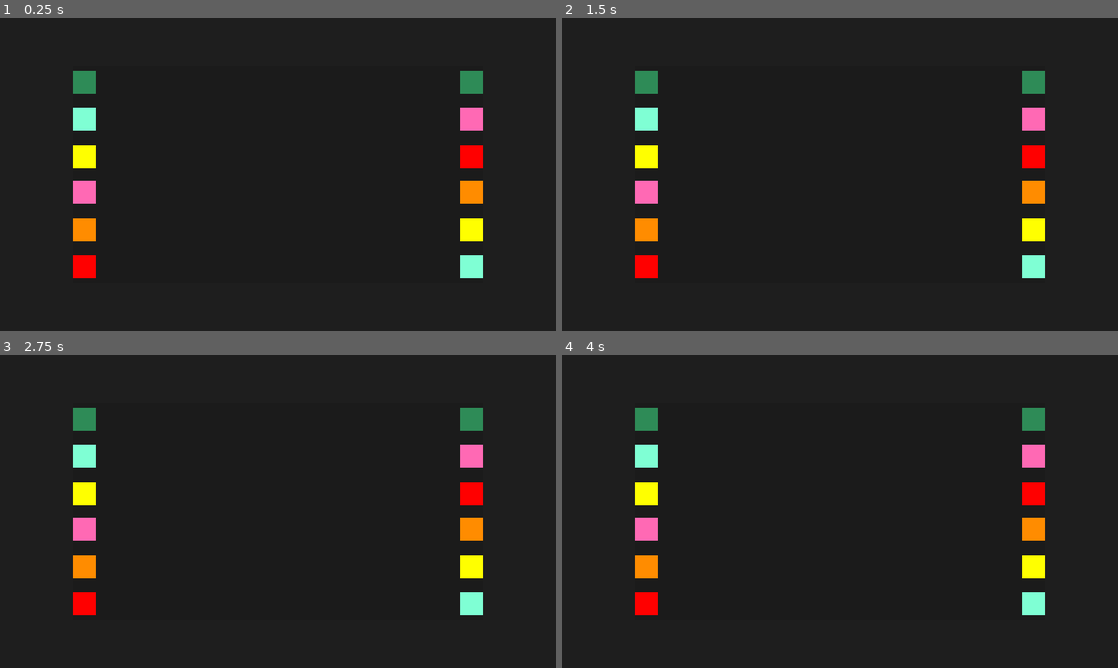
Above: before the commit, frames 1-4 (two rows, left to right).
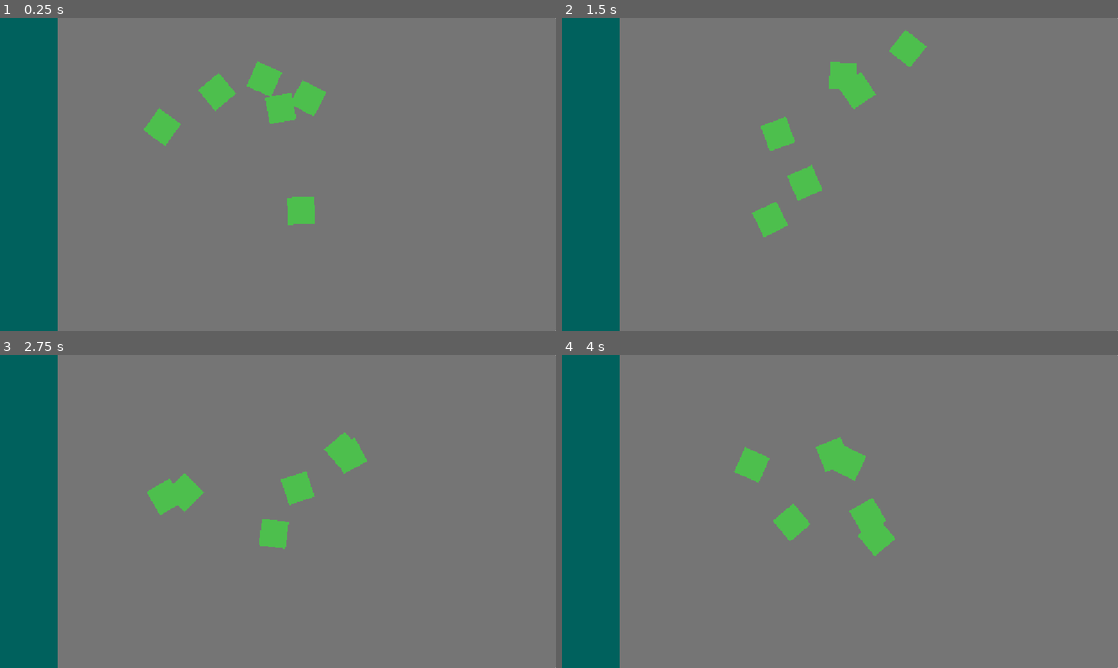
Above: after the commit, the same moments.

Repository: boredguywithacomputer/untitled-hackclub-game
Game: Godot game, scene res://filter_minigame.tscn
Two runs of this game, one before a commit and one after it. Both use one fixed random seed, a clock stepped at 60 frames per second and the inputs below. Before the commit the project starts from res://minigame_overlay.tscn.
Inputs (mouse positions are in pixels of both pictures, inside the frame that each line leads up to):
- Up to frame 1 (0.25 s): no input
- Up to frame 2 (1.5 s): tap Enter at 0.5 s; move the mouse to (962, 158) at 0.52 s; hold Right 0.53-1.25 s; tap Alt at 0.6 s; click (962, 158) at 0.67 s; drag from (728, 190) to (812, 237) at 1.27 s
- Up to frame 3 (2.75 s): move the mouse to (333, 442) at 2.02 s; hold Right from 2.03 s (still down); tap Alt at 2.1 s; click (333, 442) at 2.17 s
- Up to frame 4 (4 s): release Right at 2.75 s; drag from (812, 574) to (673, 464) at 2.77 s; move the mouse to (1006, 558) at 3.52 s; hold Left from 3.53 s (still down); tap Alt at 3.6 s; click (1006, 558) at 3.67 s

The runs differ from the first frame. In frame 1, 100% of the frame differs, in the area x 0-100%, y 0-100%; in frame 2, 100%; in frame 3, 100%; in frame 4, 100%.

Commit message:
filter minigame finished

Diff:
--- a/filter_minigame.gd
+++ b/filter_minigame.gd
@@ -66,7 +66,7 @@
 	for leaf in active_leaves:
 		if leaf == dragging:
 			var pos := leaves.get_local_mouse_position()
-			leaf.position = p.clamp(Vector2.ZERO, board.size - LEAF_SIZE)
+			leaf.position = pos.clamp(Vector2.ZERO, board.size - LEAF_SIZE)
 		else:
 			_drift(leaf, delta)
 
@@ -86,3 +86,54 @@
 	or (leaf.position.y > max_p.y and vel.y > 0.0):
 		vel.y = -vel.y
 	leaf.set_meta("vel", vel)
+
+func _input(event: InputEvent) -> void:
+	if event.is_action_pressed("ui_cancel"):
+		close()
+		return
+
+	if dragging != null \
+	and event is InputEventMouseButton \
+	and event.button_index == MOUSE_BUTTON_LEFT \
+	and not event.pressed:
+		_release_leaf()
+
+func _release_leaf() -> void:
+	var leaf := dragging
+	dragging = null
+	if _leaf_center(leaf).distance_to(_port_center()) <= SUCTION_RADIUS:
+		_suck_in(leaf)
+	# otherwise do nothing and let the _process() function pick it back up
+
+func _leaf_center(leaf: Control) -> Vector2:
+	return leaf.position + LEAF_SIZE / 2.0
+
+func _port_center() -> Vector2:
+	return port.position + port.size / 2.0
+
+func _suck_in(leaf: Control) -> void:
+	active_leaves.erase(leaf)
+	leaf.mouse_filter = Control.MOUSE_FILTER_IGNORE
+
+	var tw := create_tween().set_parallel(true)
+	tw.tween_property(leaf, "position", _port_center() - LEAF_SIZE / 2.0, 0.25) \
+	.set_trans(Tween.TRANS_QUAD).set_ease(Tween.EASE_IN)
+	tw.tween_property(leaf, "scale", Vector2.ZERO, 0.25)
+	tw.tween_property(leaf, "rotation", leaf.rotation + TAU, 0.25)
+	tw.finished.connect(_on_leaf_absorbed.bind(leaf))
+
+func _on_leaf_absorbed(leaf: Control) -> void:
+	leaf.queue_free()
+	remaining -= 1
+	if remaining == 0:
+		_on_completed()
+
+func _on_completed() -> void:
+	completed.emit()
+	await get_tree().create_timer(0.6).timeout
+	print("successful completion")
+	close()
+
+func close() -> void:
+	get_tree().paused = false
+	queue_free()
--- a/filter_minigame.tscn
+++ b/filter_minigame.tscn
@@ -7,33 +7,32 @@
 
 [node name="Root" type="Control" parent="." unique_id=339591384]
 layout_mode = 3
-anchors_preset = 0
-offset_right = 40.0
-offset_bottom = 40.0
+anchors_preset = 15
+anchor_right = 1.0
+anchor_bottom = 1.0
+grow_horizontal = 2
+grow_vertical = 2
 
 [node name="Dim" type="ColorRect" parent="Root" unique_id=2038993715]
-layout_mode = 0
-offset_right = 40.0
-offset_bottom = 40.0
+layout_mode = 1
+anchors_preset = 15
+anchor_right = 1.0
+anchor_bottom = 1.0
+grow_horizontal = 2
+grow_vertical = 2
 
 [node name="Panel" type="PanelContainer" parent="Root" unique_id=273891334]
-layout_mode = 0
-offset_right = 40.0
-offset_bottom = 40.0
+layout_mode = 1
+anchors_preset = 15
+anchor_right = 1.0
+anchor_bottom = 1.0
+grow_horizontal = 2
+grow_vertical = 2
 
 [node name="Board" type="Control" parent="Root/Panel" unique_id=661381072]
 custom_minimum_size = Vector2(800, 450)
 clip_contents = true
 layout_mode = 2
-
-[node name="Port" type="TextureRect" parent="Root/Panel/Board" unique_id=1509291177]
-custom_minimum_size = Vector2(120, 240)
-layout_mode = 0
-offset_right = 40.0
-offset_bottom = 40.0
-mouse_filter = 2
-expand_mode = 1
-stretch_mode = 5
 
 [node name="Leaves" type="Control" parent="Root/Panel/Board" unique_id=483653298]
 layout_mode = 1
@@ -42,3 +41,12 @@
 anchor_bottom = 1.0
 grow_horizontal = 2
 grow_vertical = 2
+
+[node name="Port" type="ColorRect" parent="Root/Panel/Board" unique_id=72051809]
+custom_minimum_size = Vector2(120, 240)
+layout_mode = 1
+anchors_preset = 9
+anchor_bottom = 1.0
+grow_vertical = 2
+mouse_filter = 2
+color = Color(0, 0.3821775, 0.36396405, 1)
--- a/project.godot
+++ b/project.godot
@@ -11,7 +11,7 @@
 [application]
 
 config/name="minigames"
-run/main_scene="uid://cnlhyb52jpjvp"
+run/main_scene="uid://mcj53tkwog07"
 config/features=PackedStringArray("4.7", "Forward Plus")
 config/icon="res://icon.svg"
 
